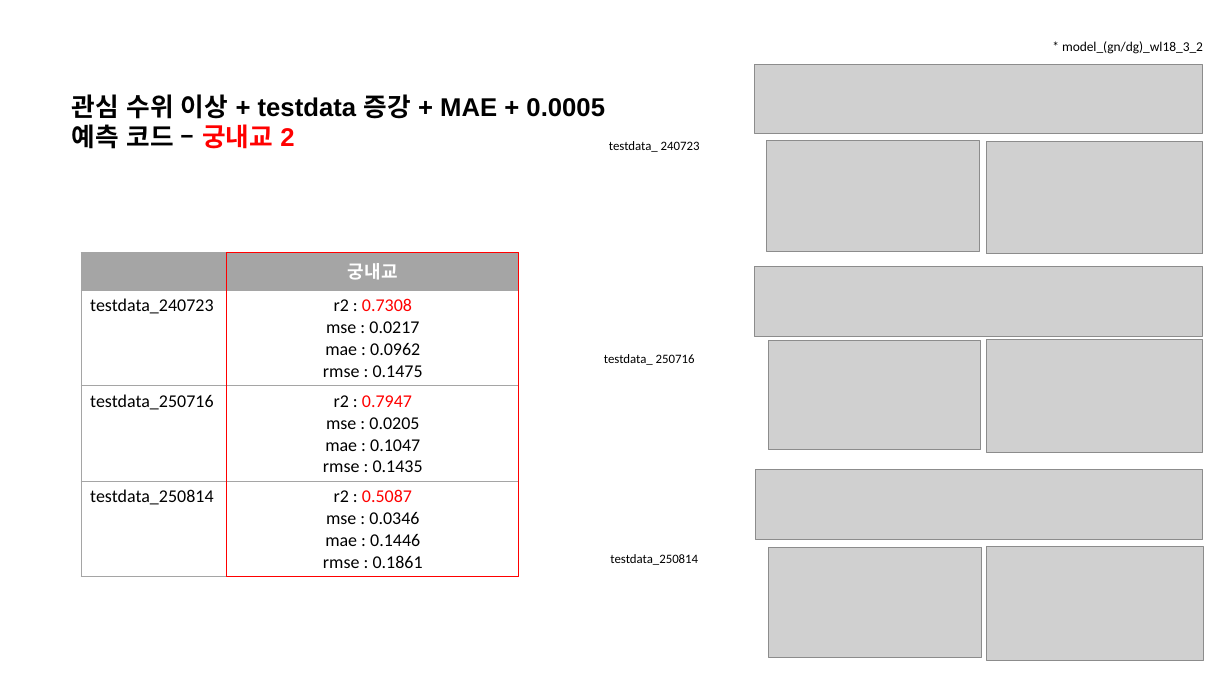
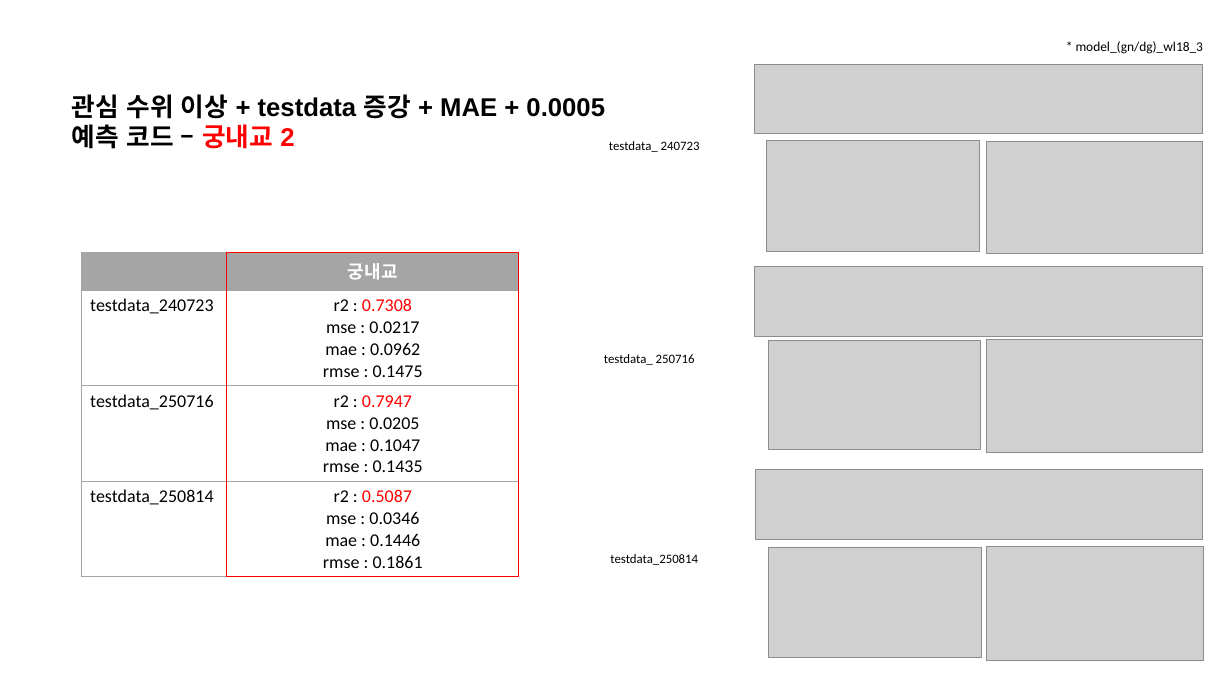
Before and after one commit to JEONGMIN0000/TrainDataCreater_LSTM, a slide deck: slide 59 of ParallelLSTM/result/성능개선 4 결과.pptx. Drawn at 1232x693 pixels with LibreOffice and Linux fonts; fonts in the diff are those of the drawing; grey boxes stand for pictures. Boxes give left, top, right and bottom in pixels: in the first picture for what was removed or moved away, otherwise in the second. Text is boxed around its words. In the diff, an @@ line names an element or a change of style, - is before the commit and + after.

```diff
--- a/ParallelLSTM/result/성능개선 4 결과.pptx
+++ b/ParallelLSTM/result/성능개선 4 결과.pptx
@@ text at <box>1076,41,1204,54</box>: text changed @@
-* model_(gn/dg)_wl18_3_2
+* model_(gn/dg)_wl18_3
```
Also in this commit, not shown: 3 other slides changed, 5 other files.
